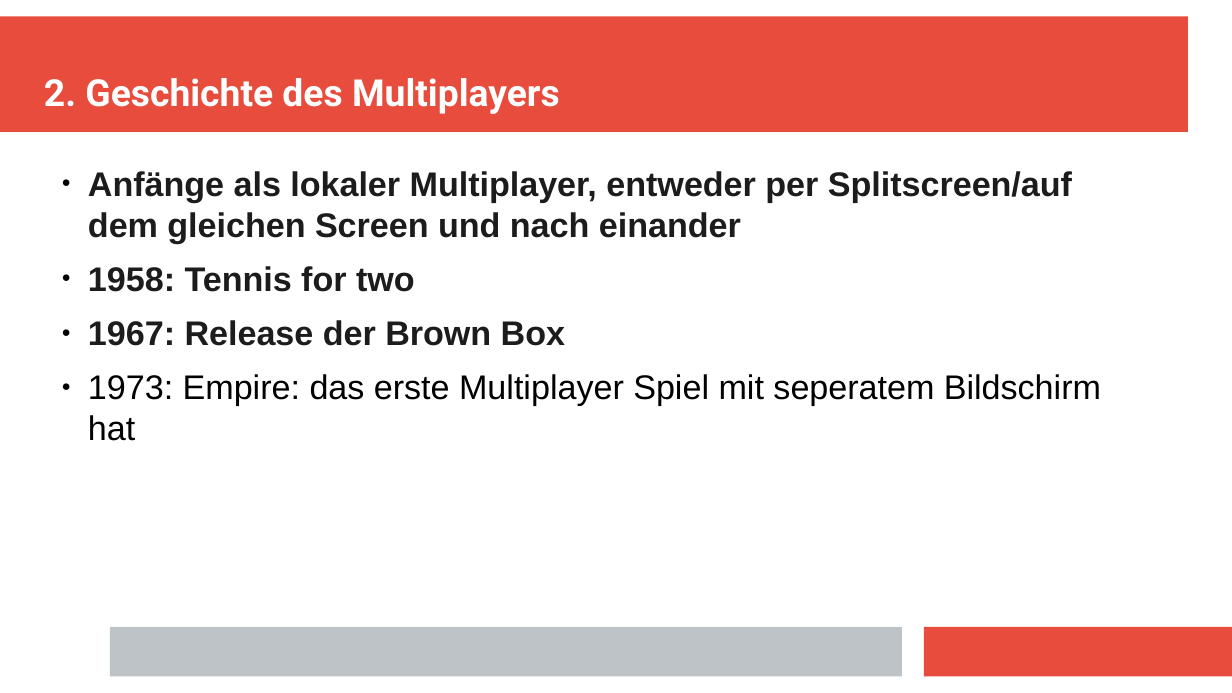
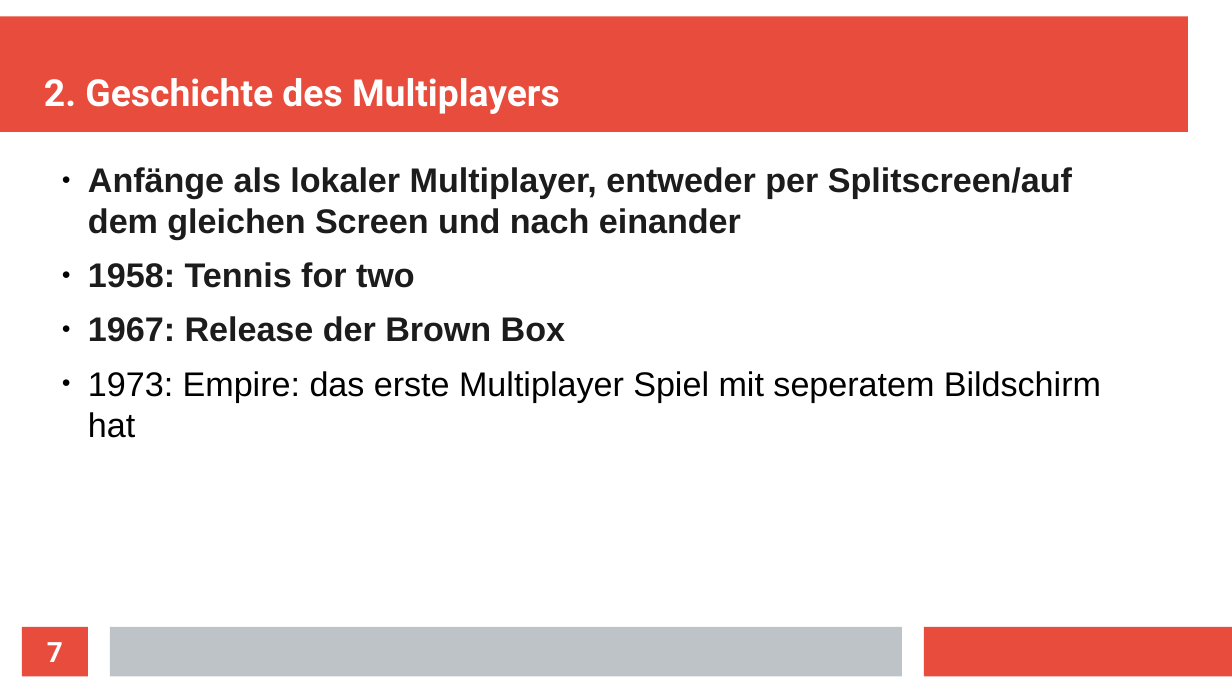
Before and after one commit to Aureumignis/UniStuff, a slide deck: slide 7 of WISE2020/HTiESD/HTiEDS_Praesentation.odp. Drawn at 1232x693 pixels with LibreOffice and Linux fonts; fonts in the diff are those of the drawing. Boxes give left, top, right and bottom in pixels: in the first picture for what was removed or moved away, otherwise in the second. Text is boxed around its words. In the diff, an @@ line names an element or a change of style, - is before the commit and + after.

```diff
--- a/WISE2020/HTiESD/HTiEDS_Praesentation.odp
+++ b/WISE2020/HTiESD/HTiEDS_Praesentation.odp
@@ text "Anfänge als lokaler Multiplayer, entweder ...": place and size @@
-text "Anfänge als lokaler Multiplayer, entweder ..." at [88,171,1101,441]
+text "Anfänge als lokaler Multiplayer, entweder ..." at [88,167,1101,438]
@@ page number added at [22,627,88,676], fill #E74C3C, 18 pt, text #FFFFFF, bold @@
+7
```
Also in this commit, not shown: 14 other slides changed, 2 slides added, 3 slides removed.
